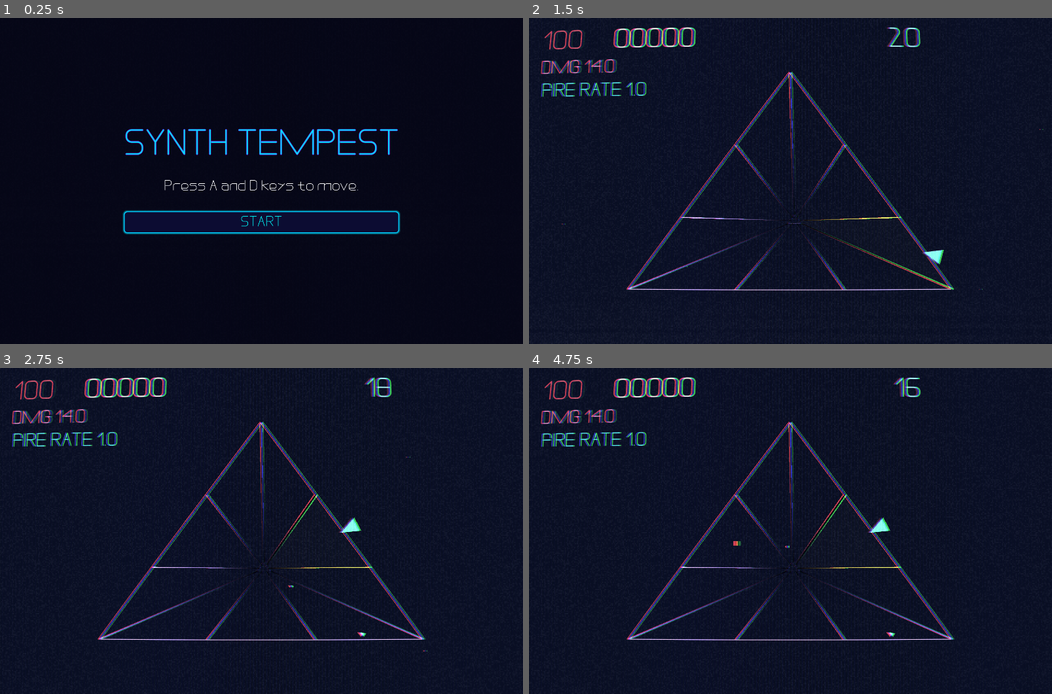
Above: before the commit, frames 1-4 (two rows, left to right).
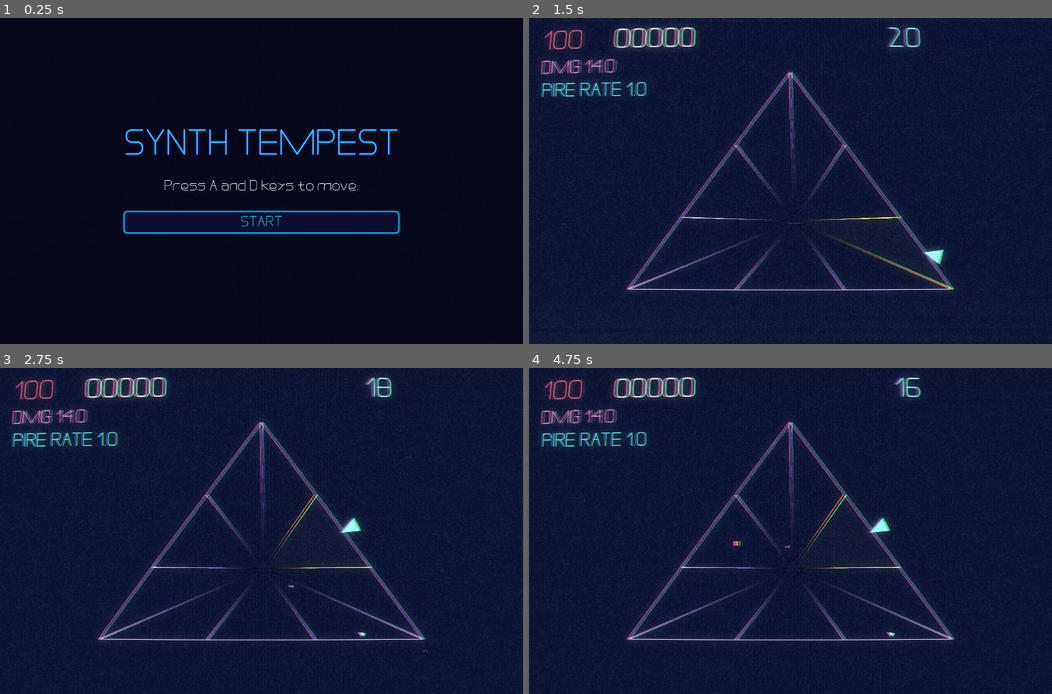
Above: after the commit, the same moments.

Repository: level1rogue/synth-tempest
Game: Godot game, scene res://scenes/root.tscn
The game is run twice, just before and just after one commit, with the same random seed, the same clock (stepped at 60 frames per second) and the same inputs.
Inputs:
- Up to frame 1 (0.25 s): no input
- Up to frame 2 (1.5 s): click "START" at 0.5 s; tap Enter (ui_accept) at 1.25 s; hold D (move_right) from 1.28 s (still down)
- Up to frame 3 (2.75 s): tap Enter (ui_accept) at 1.52, 2.27 s; release D (move_right) at 2.03 s; hold A (move_left) from 2.03 s (still down)
- Up to frame 4 (4.75 s): release A (move_left) at 2.78 s; hold D (move_right) 2.78-4.28 s; tap Enter (ui_accept) at 3.77, 4.52 s; hold A (move_left) from 4.28 s (still down)

The runs differ from the first frame. In frame 2, 1.3% of the frame differs, in the area x 2-81%, y 2-85%; in frame 3, 1.4%; in frame 4, 1.4%.

Commit message:
Re-enabled glow effect

Diff:
--- a/scenes/root.tscn
+++ b/scenes/root.tscn
@@ -25,6 +25,7 @@
 
 [sub_resource type="Environment" id="Environment_sqa0i"]
 background_mode = 3
+glow_enabled = true
 glow_intensity = 1.36
 glow_strength = 0.98
 glow_bloom = 0.32
